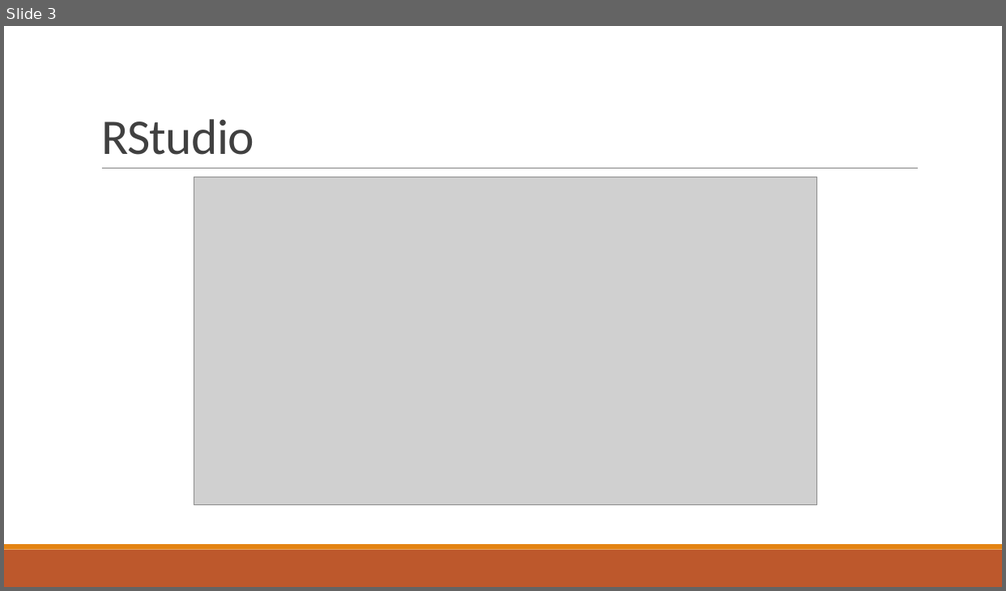
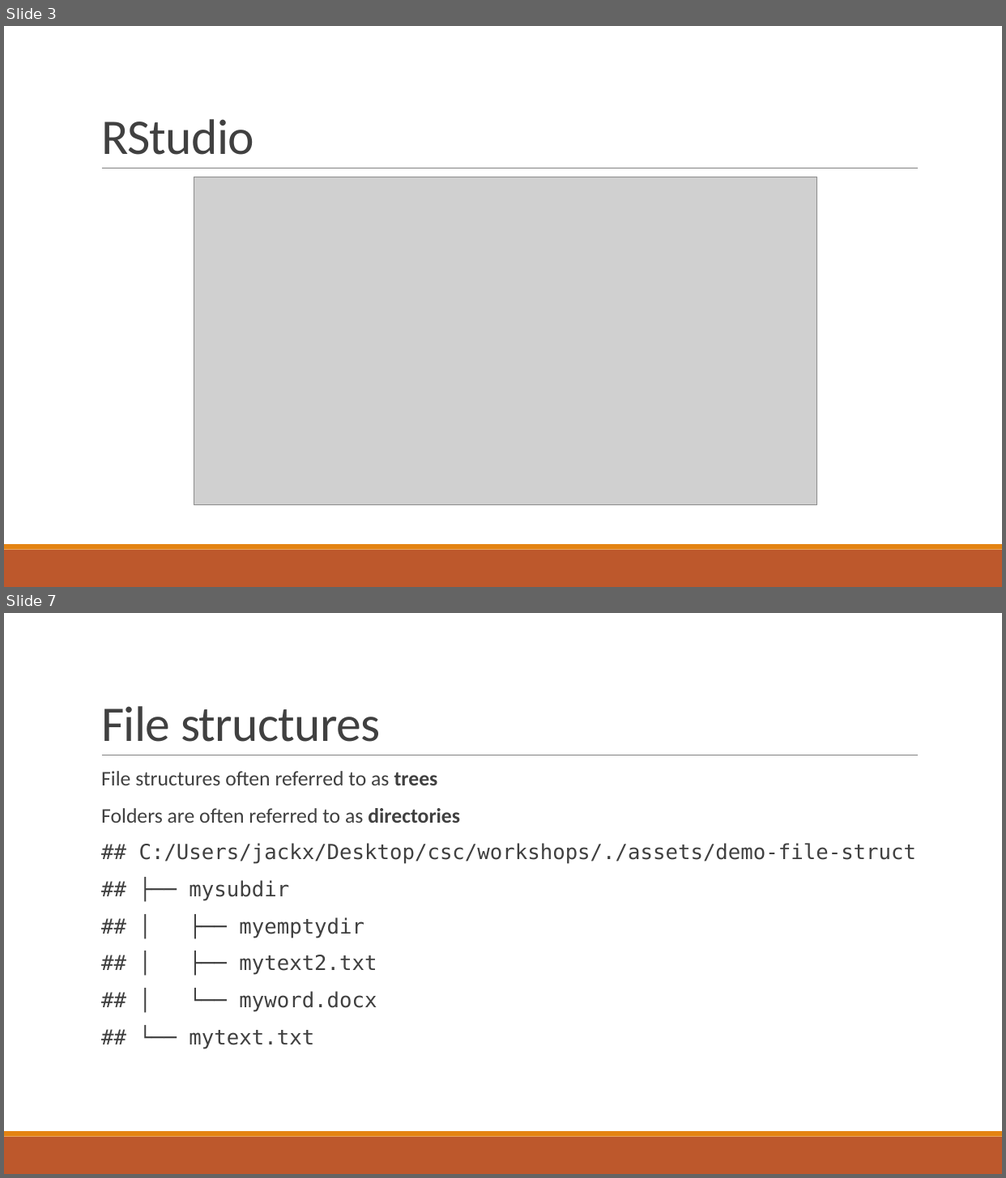
Before and after one commit to csc-ubc-okanagan/workshops, a slide deck: guides/Additional-talks/fundamental-concepts-with-RStudio-90-mins.pptx. Shown one above the other, each under a label of ours: slide 3 before the commit, slides 3 and 7 after it; the slides between them are not shown. The pictures are 1006x591 and 1006x1178 pixels, drawn with LibreOffice and Linux fonts; fonts in the diff are those of the drawing; grey boxes stand for pictures. Boxes give left, top, right and bottom in pixels: in the first picture for what was removed or moved away, otherwise in the second. Text is boxed around its words. In the diff, an @@ line names an element or a change of style, - is before the commit and + after.

```diff
--- a/guides/Additional-talks/fundamental-concepts-with-RStudio-90-mins.pptx
+++ b/guides/Additional-talks/fundamental-concepts-with-RStudio-90-mins.pptx
@@ slide 7 added at <box>4,613,1002,1174</box>, background #FFFFFF; not listed: 3 template elements that a slide beside it also shows @@
@@ title added at <box>101,706,380,742</box>, 48 pt, text #404040 @@
+File structures
@@ text added at <box>101,771,917,1049</box>, 20 pt, text #404040 @@
+  File structures often referred to as trees
+  Folders are often referred to as directories
+## C:/Users/jackx/Desktop/csc/workshops/./assets/demo-file-struct
+## ├── mysubdir
+## │ ├── myemptydir
+## │ ├── mytext2.txt
+## │ └── myword.docx
+## └── mytext.txt
```
Also in this commit, not shown: 9 slides changed, 29 other slides added, 1 slide removed, 2 other files.
